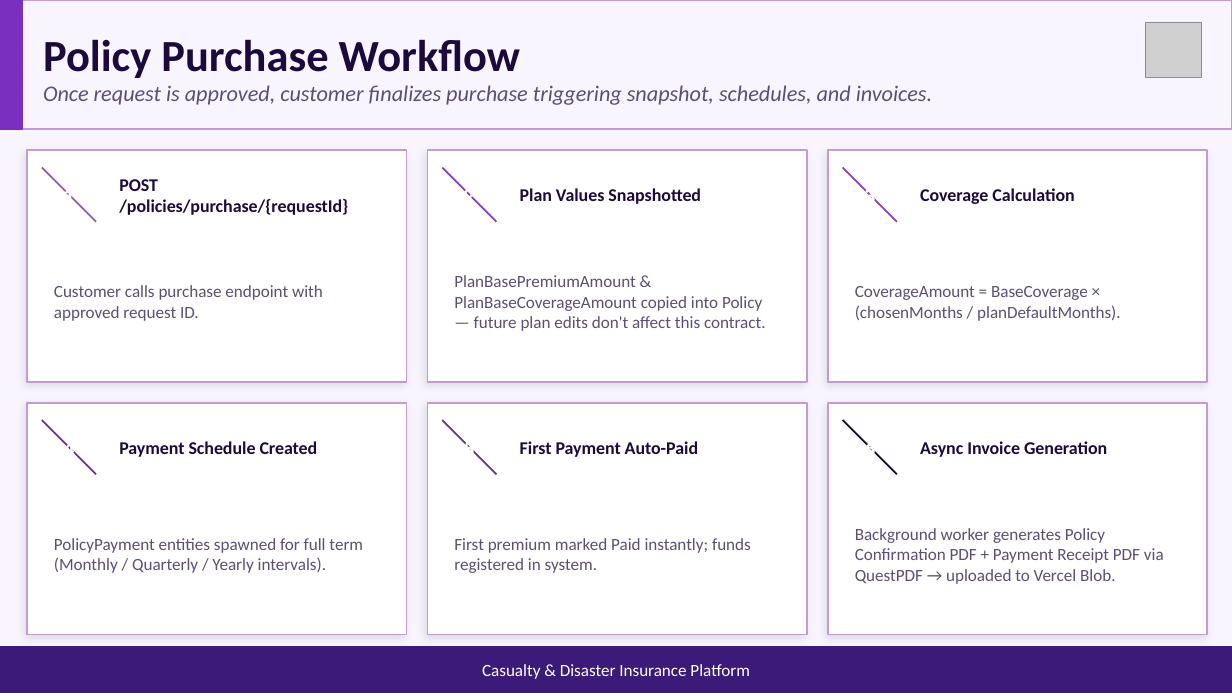
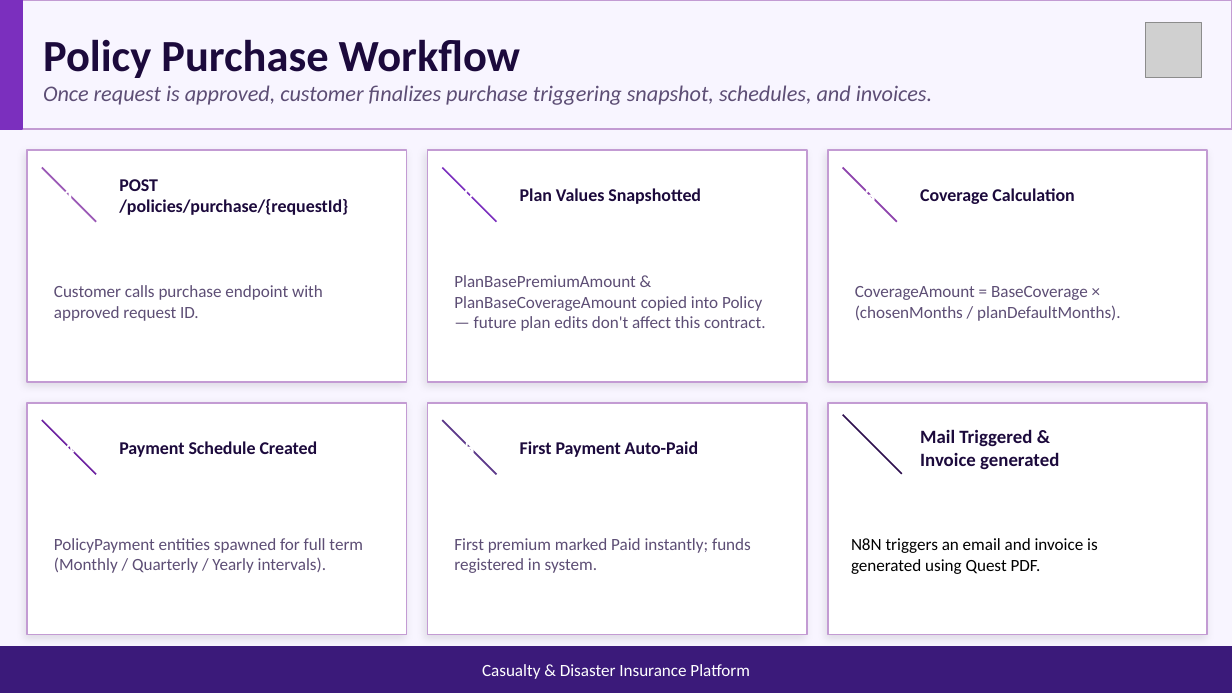
Before and after one commit to goutham4126/GOUTHAM, a slide deck: slide 9 of documents/insurance_capstone.pptx. Drawn at 1232x693 pixels with LibreOffice and Linux fonts; fonts in the diff are those of the drawing; grey boxes stand for pictures. Boxes give left, top, right and bottom in pixels: in the first picture for what was removed or moved away, otherwise in the second. Text is boxed around its words. In the diff, an @@ line names an element or a change of style, - is before the commit and + after.

```diff
--- a/documents/insurance_capstone.pptx
+++ b/documents/insurance_capstone.pptx
@@ line moved from (843, 420) - (897, 474) to (843, 415) - (902, 474) @@
@@ line (843, 415) - (902, 474): stroke #1A0533 1 pt to #2E0F4E 1 pt @@
@@ text removed at box(864, 440, 875, 454) @@
-6
@@ text removed at box(920, 441, 1107, 457) @@
-Async Invoice Generation
@@ text added at box(920, 429, 1059, 470), 11 pt, text #1C0A3C, bold @@
+Mail Triggered & Invoice generated
@@ text added at box(851, 538, 1098, 574), 10 pt, text #000000 @@
+N8N triggers an email and invoice is generated using Quest PDF.
@@ text removed at box(855, 528, 1164, 584) @@
-Background worker generates Policy Confirmation PDF + Payment Receipt PDF via QuestPDF → uploaded to Vercel Blob.
```
Also in this commit, not shown: 9 other slides changed, 2 other files.
